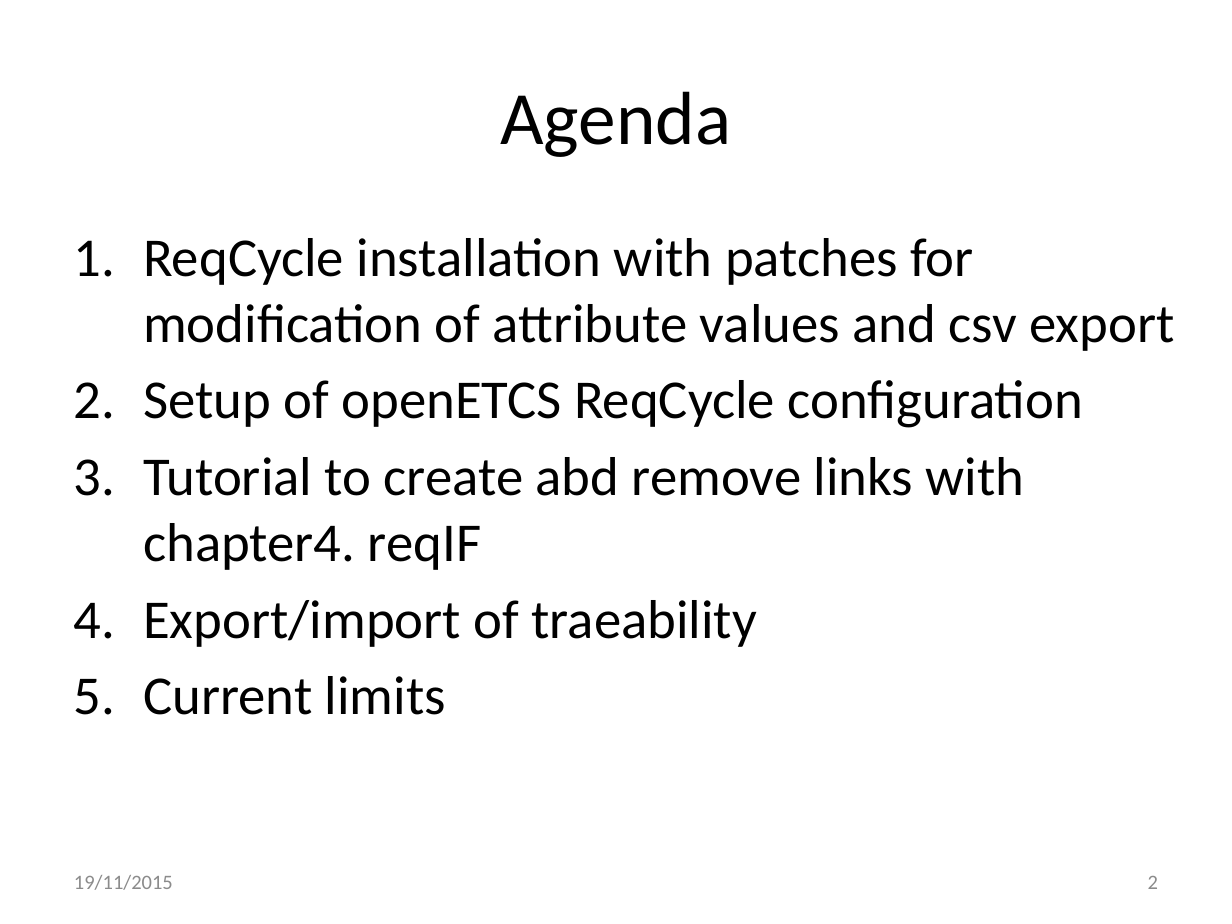
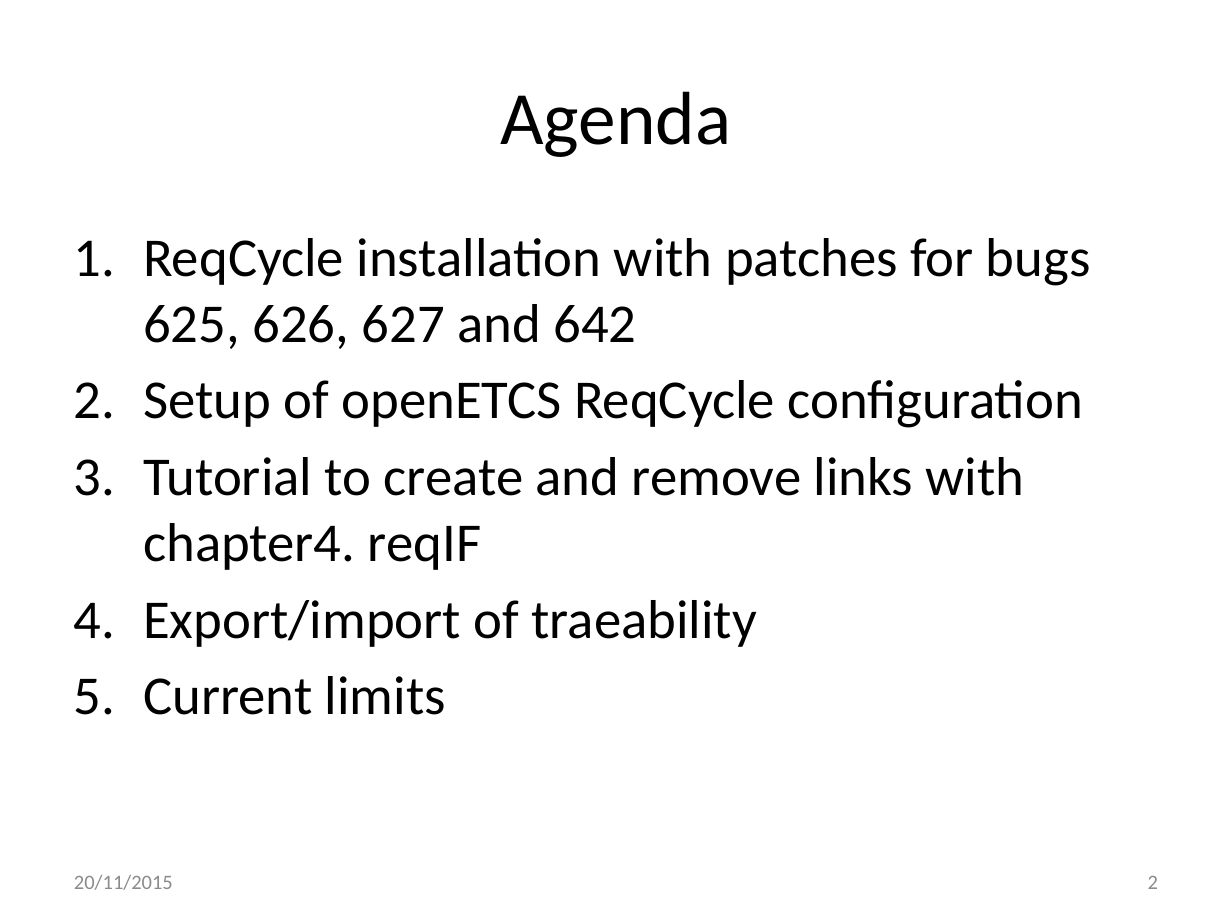
Before and after one commit to openETCS/toolchain, a slide deck: slide 2 of T7.3/TraceabilityArchitecture/reqCycleUse/ReqCyclePossibleUseForArchitectureVerification-V2.pptx. Drawn at 1232x924 pixels with LibreOffice and Linux fonts; fonts in the diff are those of the drawing. Boxes give left, top, right and bottom in pixels: in the first picture for what was removed or moved away, otherwise in the second. Text is boxed around its words. In the diff, an @@ line names an element or a change of style, - is before the commit and + after.

```diff
--- a/T7.3/TraceabilityArchitecture/reqCycleUse/ReqCyclePossibleUseForArchitectureVerification-V2.pptx
+++ b/T7.3/TraceabilityArchitecture/reqCycleUse/ReqCyclePossibleUseForArchitectureVerification-V2.pptx
@@ text at (143, 238, 1091, 349): text changed @@
-1. ReqCycle installation with patches for modification of attribute values and csv export
+1. ReqCycle installation with patches for bugs 625, 626, 627 and 642
@@ text at (143, 457, 1025, 570): text changed @@
-3. Tutorial to create abd remove links with chapter4. reqIF
+3. Tutorial to create and remove links with chapter4. reqIF
@@ text at (74, 875, 173, 890): text changed @@
-19/11/2015
+20/11/2015
```
Also in this commit, not shown: 31 other slides changed.
